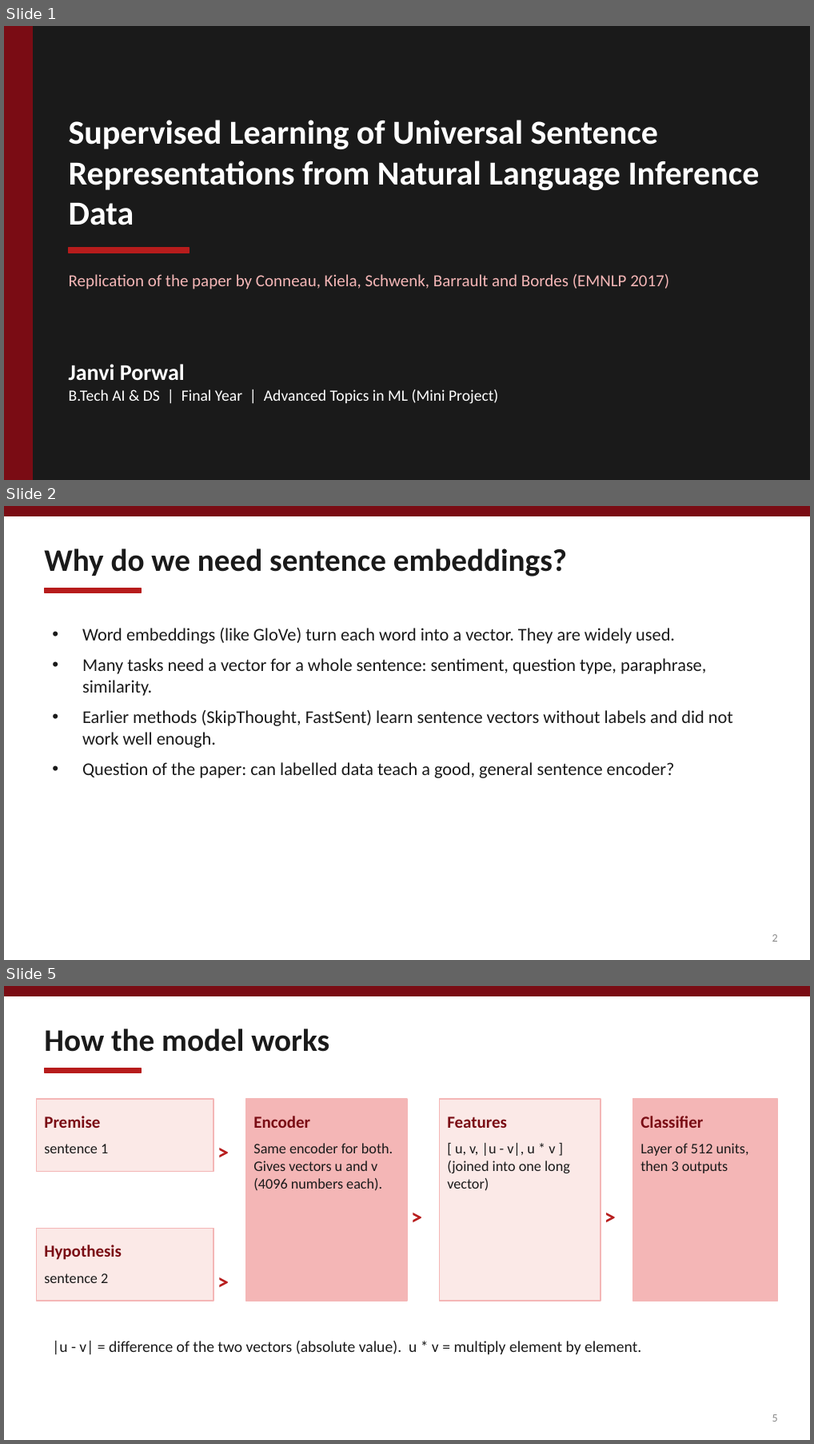
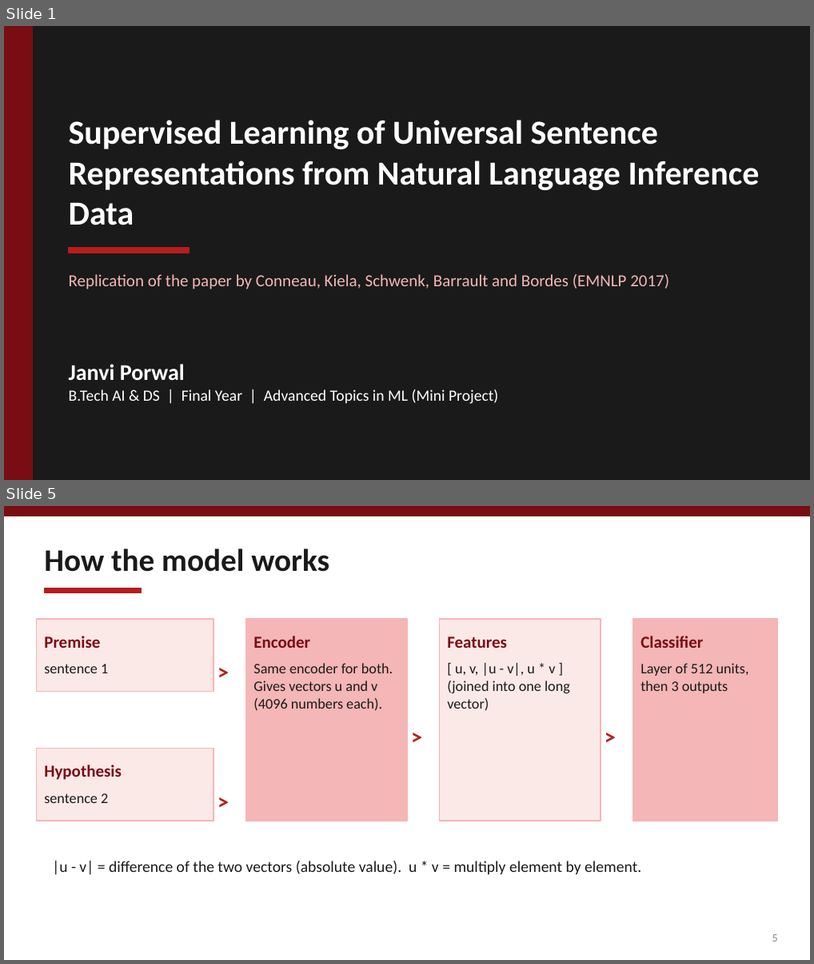
Before and after one commit to JaaniPorwal/infersent-replication, a slide deck: infersent-replication/docs/InferSent_Presentation.pptx. Shown one above the other, each under a label of ours: slides 1, 2 and 5 before the commit, slides 1 and 5 after it; the slides between them are not shown. The pictures are 814x1444 and 814x964 pixels, drawn with LibreOffice and Linux fonts; fonts in the diff are those of the drawing. Boxes give left, top, right and bottom in pixels: in the first picture for what was removed or moved away, otherwise in the second. Text is boxed around its words. In the diff, an @@ line names an element or a change of style, - is before the commit and + after.

```diff
--- a/infersent-replication/docs/InferSent_Presentation.pptx
+++ b/infersent-replication/docs/InferSent_Presentation.pptx
@@ slide 2 removed at <box>4,506,810,960</box>, background #FFFFFF @@
@@ rectangle removed at <box>4,506,810,516</box> @@
@@ text removed at <box>44,548,567,576</box> @@
-Why do we need sentence embeddings?
@@ rectangle removed at <box>44,588,141,592</box> @@
@@ text removed at <box>82,628,734,778</box> @@
-• Word embeddings (like GloVe) turn each word into a vector. They are widely used.
-• Many tasks need a vector for a whole sentence: sentiment, question type, paraphrase, similarity.
-• Earlier methods (SkipThought, FastSent) learn sentence vectors without labels and did not work well enough.
-• Question of the paper: can labelled data teach a good, general sentence encoder?
@@ text removed at <box>773,934,778,941</box> @@
-2
```
Also in this commit, not shown: 6 slides changed, 2 slides added, 4 other slides removed.
